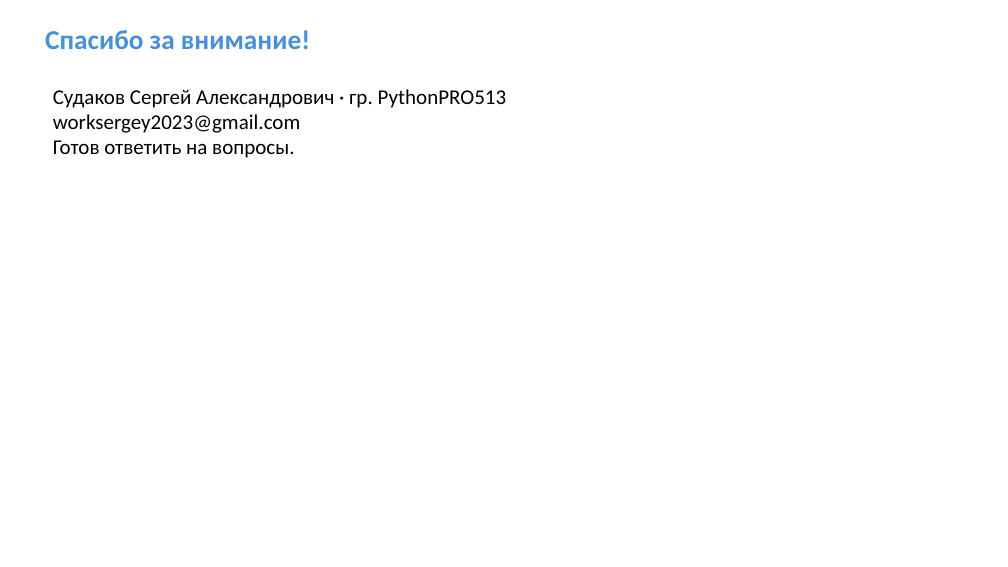
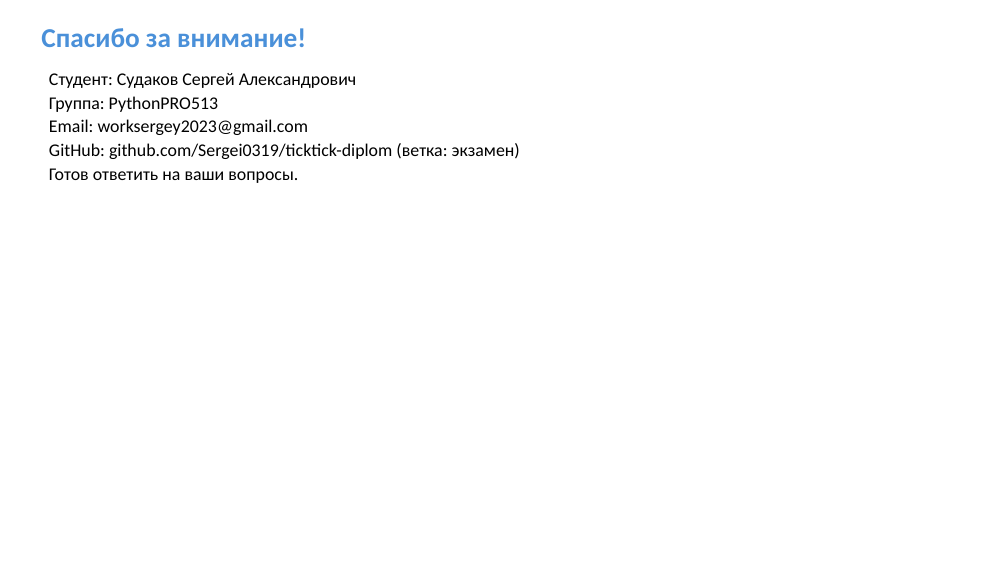
Before and after one commit to Sergei0319/ticktick-diplom, a slide deck: slide 10 of presentation/Презентация_TickTick_диплом.pptx. Drawn at 1008x567 pixels with LibreOffice and Linux fonts; fonts in the diff are those of the drawing. Boxes give left, top, right and bottom in pixels: in the first picture for what was removed or moved away, otherwise in the second. Text is boxed around its words. In the diff, an @@ line names an element or a change of style, - is before the commit and + after.

```diff
--- a/presentation/Презентация_TickTick_диплом.pptx
+++ b/presentation/Презентация_TickTick_диплом.pptx
@@ text "Спасибо за внимание!" moved from (x1=45, y1=30, x2=310, y2=49) to (x1=41, y1=28, x2=306, y2=47) @@
@@ text at (x1=49, y1=73, x2=520, y2=183): text changed; size 20 to 17 pt @@
-Судаков Сергей Александрович · гр. PythonPRO513
-worksergey2023@gmail.com
-Готов ответить на вопросы.
+Студент: Судаков Сергей Александрович
+Группа: PythonPRO513
+Email: worksergey2023@gmail.com
+GitHub: github.com/Sergei0319/ticktick-diplom (ветка: экзамен)
+Готов ответить на ваши вопросы.
```
Also in this commit, not shown: 5 other slides changed, 4 slides added, 4 slides removed.
